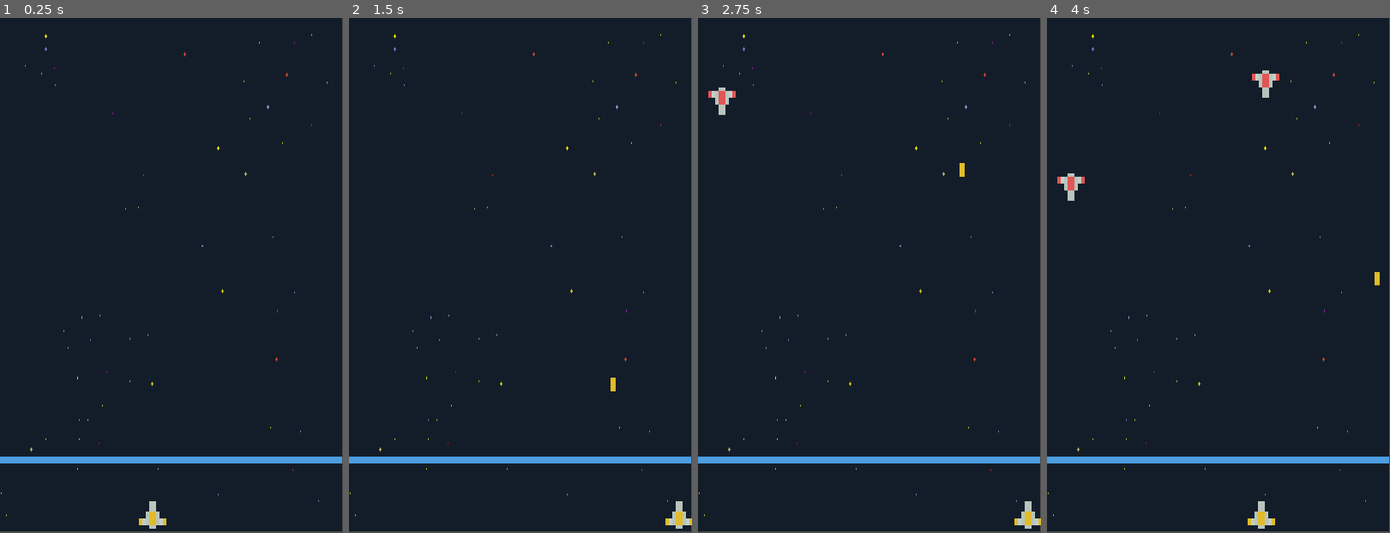
Above: before the commit, frames 1-4 (left to right).
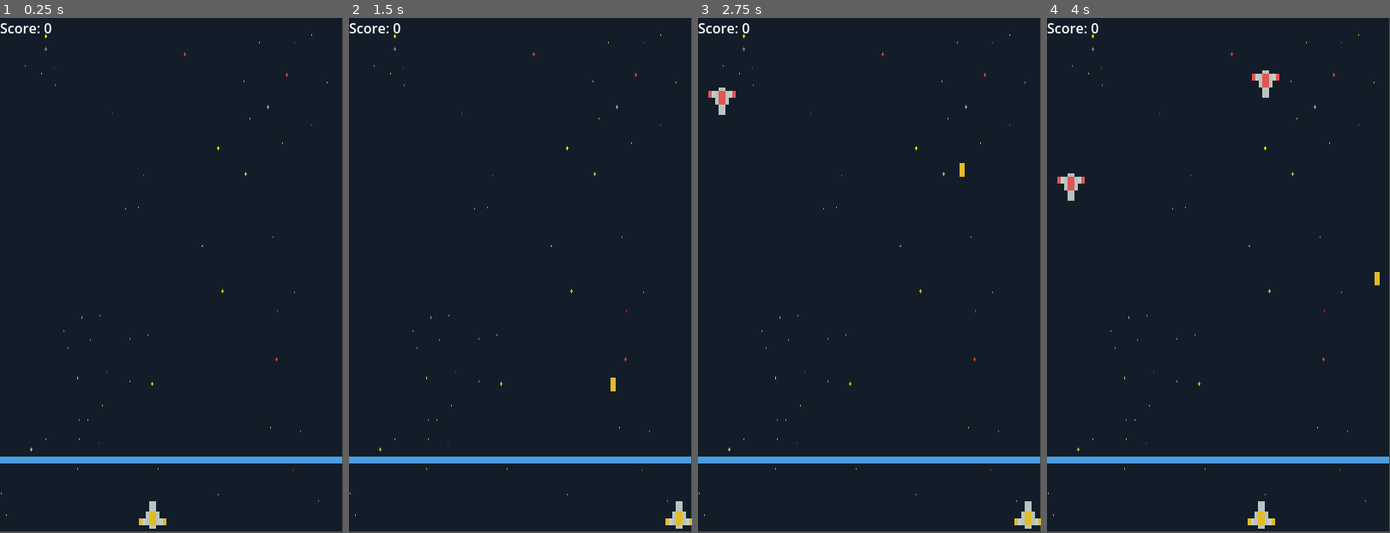
Above: after the commit, the same moments.

Repository: himanshusapkota/space-shooter
Game: Godot game, scene res://main.tscn
Same seed, same stepped clock (60 frames per second), same inputs: the game is played once before the commit and once after it.
Inputs (mouse positions are in pixels of both pictures, inside the frame that each line leads up to):
- Up to frame 1 (0.25 s): no input
- Up to frame 2 (1.5 s): tap Enter at 0.5 s; move the mouse to (595, 249) at 0.52 s; hold Right (right) 0.53-1.28 s; hold Space (shoot) 0.53-1.28 s; click (595, 249) at 0.67 s; move the mouse to (451, 301) at 1.27 s; hold Down from 1.28 s (still down); tap Alt at 1.35 s
- Up to frame 3 (2.75 s): move the mouse to (903, 162) at 2.02 s; release Down at 2.03 s; hold Right (right) from 2.03 s (still down); tap Shift at 2.1 s
- Up to frame 4 (4 s): move the mouse to (1201, 378) at 2.77 s; release Right (right) at 2.78 s; hold Up 2.78-3.53 s; tap Space (shoot) at 2.85 s; click (1201, 378) at 2.92 s; move the mouse to (1321, 352) at 3.52 s; hold Left (left) from 3.53 s (still down); tap Alt at 3.6 s

The runs differ from the first frame. In frame 1, 0.1% of the frame differs, in the area x 0-15%, y 1-3%; in frame 2, 0.1%; in frame 3, 0.1%; in frame 4, 0.1%.

Commit message:
Added Score

Diff:
--- a/Entities/enemies/enemy.gd
+++ b/Entities/enemies/enemy.gd
@@ -14,6 +14,10 @@
 	position.y += speed * delta
 
 func _on_area_entered(area: Area2D) -> void:
+	if area.name == "BulletArea":
+		area.get_parent().queue_free()
+		get_tree().current_scene.add_score(10)
+		queue_free()
 
 
 	if area.name == "BulletArea":
--- a/main.gd
+++ b/main.gd
@@ -1,11 +1,16 @@
 extends Node2D
 
+var score: int = 0
 
-# Called when the node enters the scene tree for the first time.
 func _ready() -> void:
-	pass # Replace with function body.
+	update_score_label()
 
-
-# Called every frame. 'delta' is the elapsed time since the previous frame.
 func _process(delta: float) -> void:
 	pass
+
+func add_score(amount: int) -> void:
+	score += amount
+	update_score_label()
+
+func update_score_label() -> void:
+	$ScoreLabel.text = "Score: %d" % score
--- a/main.tscn
+++ b/main.tscn
@@ -1,5 +1,6 @@
 [gd_scene format=3 uid="uid://4kbnex1im1k0"]
 
+[ext_resource type="Script" uid="uid://biyfhfwaeywu2" path="res://main.gd" id="1_272bh"]
 [ext_resource type="Texture2D" uid="uid://qwn4enxipr7l" path="res://assets/background-blue.png" id="1_ig7tw"]
 [ext_resource type="PackedScene" uid="uid://cp374h8dax5f7" path="res://Entities/Player/player.tscn" id="2_0xm2m"]
 [ext_resource type="Texture2D" uid="uid://dndrn7fiwxxs7" path="res://assets/horizontal_bar_blue.png" id="3_h2yge"]
@@ -16,6 +17,7 @@
 default_font = SubResource("SystemFont_5vw27")
 
 [node name="Main" type="Node2D" unique_id=1953272446]
+script = ExtResource("1_272bh")
 
 [node name="BackgroundandSprite" type="Sprite2D" parent="." unique_id=1949163501]
 position = Vector2(199, 298)
@@ -78,4 +80,11 @@
 theme_override_colors/font_color = Color(1, 0.23137255, 0.23137255, 1)
 text = "Restart.."
 
+[node name="ScoreLabel" type="Label" parent="." unique_id=248742561]
+offset_right = 40.0
+offset_bottom = 23.0
+pivot_offset = Vector2(10, 10)
+theme_override_colors/font_color = Color(1, 1, 1, 1)
+text = "Score: 0"
+
 [connection signal="pressed" from="GameOverUI/Panel/VBoxContainer/RestartButton" to="Player" method="_on_restart_button_pressed"]
